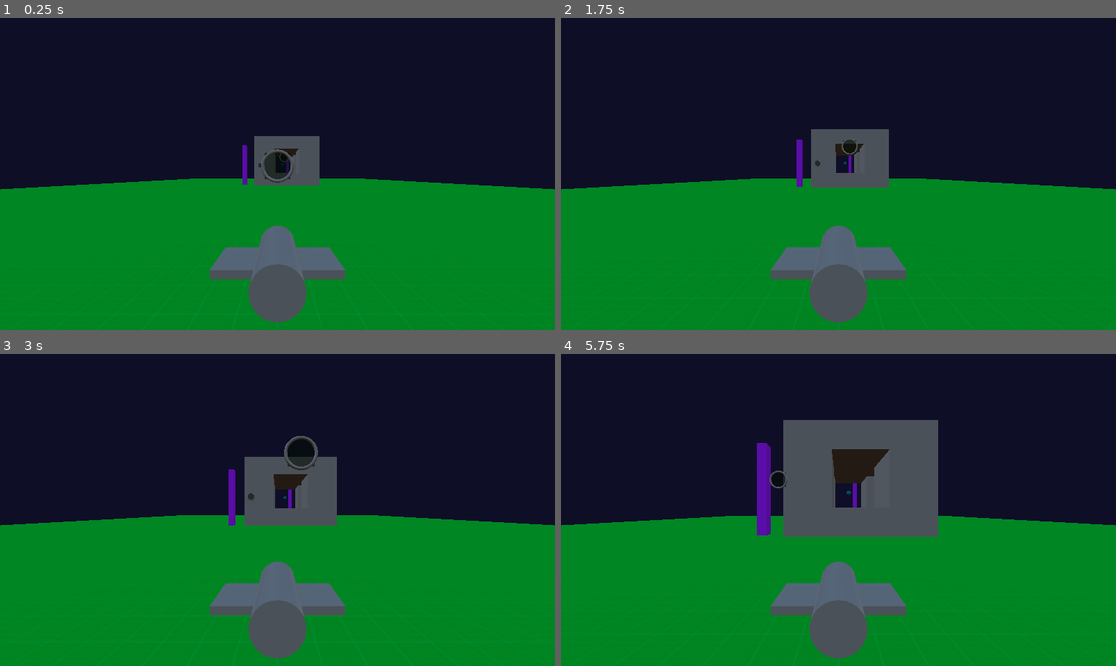
Above: before the commit, frames 1-4 (two rows, left to right).
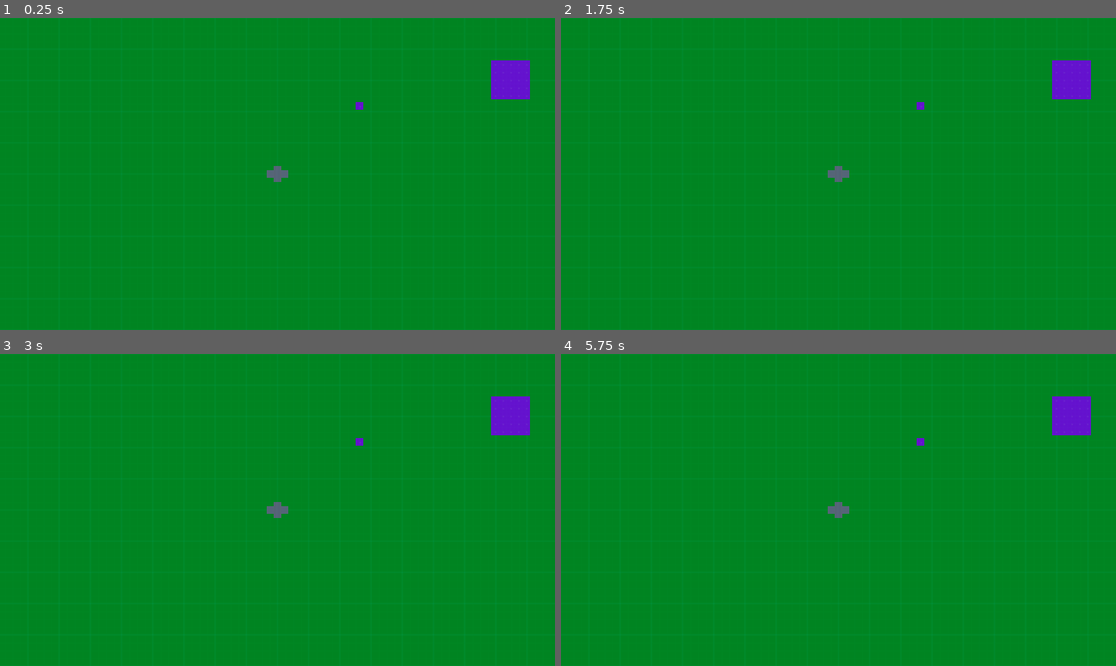
Above: after the commit, the same moments.

Repository: Wendfrey/GameJam6Submission
Game: Godot game, scene res://levels/TestWorld.tscn
Two runs of this game, one before a commit and one after it. Both use one fixed random seed, a clock stepped at 60 frames per second and the inputs below.
Inputs:
- Up to frame 1 (0.25 s): no input
- Up to frame 2 (1.75 s): no input
- Up to frame 3 (3 s): no input
- Up to frame 4 (5.75 s): tap Enter at 5 s

The runs differ from the first frame. In frame 1, 57% of the frame differs, in the area x 0-100%, y 0-98%; in frame 2, 57%; in frame 3, 57%; in frame 4, 59%.

Commit message:
Topdown update

Diff:
--- a/SpeedJamGame/levels/TestWorld.gdshader
+++ /dev/null
@@ -1,43 +0,0 @@
-shader_type spatial;
-
-render_mode unshaded;
-
-uniform vec4 modelColor : source_color;
-uniform vec4 wireframeColor : source_color;
-
-uniform float width : hint_range(0.0, 15.) = 1.;
-uniform float modelOpacity : hint_range(0.0, 1.0) = 1.;
-
-uniform bool filtered = false;
-
-const vec3 vectors[3] = {
-	vec3(1.0, 0.0 ,0.0),
-	vec3(0.0, 1.0 ,0.0),
-	vec3(0.0, 0.0 ,1.0)
-};
-
-varying vec3 baryCoord;
-
-void vertex()
-{
-	baryCoord = vectors[VERTEX_ID % 3];
-}
-
-void fragment() {
-	vec3 dBaryCoordX = dFdx(baryCoord);
-	vec3 dBaryCoordY = dFdy(baryCoord);
-	vec3 dBaryCoord  = sqrt(dBaryCoordX*dBaryCoordX + dBaryCoordY*dBaryCoordY);
-
-	vec3 remap = smoothstep(
-		vec3(0.0),
-		dBaryCoord * width,
-		baryCoord
-	);
-
-	remap = filtered ? remap : step(.5, remap);
-
-	float closestEdge = min(min(remap.x, remap.y), remap.z);
-
-	ALBEDO = mix(wireframeColor, modelColor, closestEdge).xyz;
-	ALPHA = mix(1., modelOpacity, closestEdge);
-}
--- a/SpeedJamGame/levels/TestWorld.tscn
+++ b/SpeedJamGame/levels/TestWorld.tscn
@@ -1,6 +1,5 @@
-[gd_scene load_steps=16 format=3 uid="uid://c4c420726nyc4"]
+[gd_scene load_steps=13 format=3 uid="uid://c4c420726nyc4"]
 
-[ext_resource type="PackedScene" uid="uid://dcs5cay4ae5v5" path="res://objects/collectable/collectable_item.tscn" id="1_x503s"]
 [ext_resource type="PackedScene" uid="uid://bxiykidlkbj81" path="res://objects/player/player_controller.tscn" id="2_hiqnn"]
 [ext_resource type="Texture2D" uid="uid://ixrsg0b42cm" path="res://textures/Green/texture_02.png" id="3_y8xp2"]
 [ext_resource type="Texture2D" uid="uid://dldsida6nlnaa" path="res://textures/Purple/texture_01.png" id="4_8gmm0"]
@@ -39,23 +38,18 @@
 [sub_resource type="BoxMesh" id="BoxMesh_8lmqj"]
 size = Vector3(5, 50, 5)
 
-[sub_resource type="BoxMesh" id="BoxMesh_ywiiq"]
-size = Vector3(80, 60, 100)
-
-[sub_resource type="BoxMesh" id="BoxMesh_hthqf"]
-size = Vector3(30, 30, 100)
-
 [node name="Node3D" type="Node3D"]
 
 [node name="WorldEnvironment" type="WorldEnvironment" parent="."]
 environment = SubResource("Environment_h0fma")
 
 [node name="PlayerController" parent="." instance=ExtResource("2_hiqnn")]
-transform = Transform3D(1, 0, 0, 0, 1, 0, 0, 0, 1, 0, 11.7406, 0)
+transform = Transform3D(1, 0, 0, 0, 1, 0, 0, 0, 1, 0, 2, 0)
+platform_on_leave = 2
 MAX_SPEED = 20.0
+DEACCELERATION = 0.25
 
 [node name="Floor" type="MeshInstance3D" parent="."]
-transform = Transform3D(1, 0, 0, 0, 1, 0, 0, 0, 1, 0, 0, -228.637)
 material_override = SubResource("StandardMaterial3D_cu8vn")
 mesh = SubResource("QuadMesh_hhkm8")
 
@@ -78,12 +72,12 @@
 mesh = SubResource("BoxMesh_8lmqj")
 
 [node name="BigColumn3" type="MeshInstance3D" parent="."]
-transform = Transform3D(1, 0, 0, 0, 1, 0, 0, 0, 1, 20.3762, 25, -308.526)
+transform = Transform3D(1, 0, 0, 0, 1, 0, 0, 0, 1, 17.7629, 25, 174.917)
 material_override = SubResource("StandardMaterial3D_86hn5")
 mesh = SubResource("BoxMesh_8lmqj")
 
 [node name="BigColumn4" type="MeshInstance3D" parent="."]
-transform = Transform3D(1, 0, 0, 0, 1, 0, 0, 0, 1, -40.2605, 25, -404.286)
+transform = Transform3D(1, 0, 0, 0, 1, 0, 0, 0, 1, -42.8738, 25, 79.1572)
 material_override = SubResource("StandardMaterial3D_86hn5")
 mesh = SubResource("BoxMesh_8lmqj")
 
@@ -93,21 +87,7 @@
 [node name="SpeedRing3" parent="." instance=ExtResource("5_jnf5x")]
 transform = Transform3D(1, 0, 0, 0, 1, 0, 0, 0, 1, -16.6529, 22.1904, -154.622)
 
-[node name="CSGMesh3D" type="CSGMesh3D" parent="."]
-transform = Transform3D(1, 0, 0, 0, 1, 0, 0, 0, 1, 11.4862, 30.0715, -241.755)
-use_collision = true
-collision_layer = 2
-collision_mask = 3
-mesh = SubResource("BoxMesh_ywiiq")
-
-[node name="TrashObj" parent="CSGMesh3D" instance=ExtResource("1_x503s")]
-transform = Transform3D(1, 0, 0, 0, 1, 0, 0, 0, 1, -2.60017, -1.79575, -3.72198)
-
-[node name="CSGMesh3D" type="CSGMesh3D" parent="CSGMesh3D"]
-operation = 2
-mesh = SubResource("BoxMesh_hthqf")
-
-[node name="CSGMesh3D2" type="CSGMesh3D" parent="CSGMesh3D"]
-transform = Transform3D(-4.37114e-08, 0, -1, 0, 1, 0, 1, 0, -4.37114e-08, 0, 0, 0)
-operation = 2
-mesh = SubResource("BoxMesh_hthqf")
+[node name="MainCamera" type="Camera3D" parent="."]
+transform = Transform3D(1, 0, 0, 0, -4.37114e-08, 1, 0, -1, -4.37114e-08, 0, 53.5367, 0)
+projection = 1
+size = 40.0
--- a/SpeedJamGame/objects/player/PlayerController.gd
+++ b/SpeedJamGame/objects/player/PlayerController.gd
@@ -4,50 +4,39 @@
 const SPEED = 5.0
 const PIHALH = PI/2
 @export var ACCELERATION: float = 1
-@export var MAX_SPEED:float = 5.0
+@export var MAX_SPEED:float = 5.0 :
+	set(value):
+		MAX_SPEED = value
+		MAX_SPEED_SQ = pow(value, 2)
 @export var DEACCELERATION:float = 0.5
 
 # Get the gravity from the project settings to be synced with RigidBody nodes.
 var gravity = ProjectSettings.get_setting("physics/3d/default_gravity")
-@onready var cameraRotator = $CameraRotator
 @onready var model = $ModelHolder
-@onready var camera = $CameraRotator/Camera3D
+@onready var MAX_SPEED_SQ = pow(MAX_SPEED, 2)
+var current_speed:float = 0
 
 var extraspeed_ring: float = 0
-
 
 func _physics_process(delta):
 
 	# Get the input direction and handle the movement/deceleration.
-	var move_direction = Input.get_vector("move_left", "move_right", "move_up", "move_down")
-	transform.basis = transform.basis.rotated(transform.basis.x, move_direction.y * delta)
-	transform.basis = transform.basis.rotated(Vector3.UP, -move_direction.x * delta)
 
-	model.rotation.z = lerp(model.rotation.z, -move_direction.x * PI/8, 20 * delta)
+	var rotate_direction = Input.get_axis("rotate_left", "rotate_right")
+	var accelerate = 1 if Input.is_action_pressed("move_accel") else 0
 
-	var rotate_direction = Input.get_vector("rotate_left", "rotate_right", "rotate_up", "rotate_down")
+	rotate_y(rotate_direction * delta * (1 + current_speed/MAX_SPEED))
+	if accelerate > 0:
+		current_speed = move_toward(current_speed, MAX_SPEED, ACCELERATION)
 
-	calculate_speed()
-	#cameraRotator.rotate_y(-rotate_direction.x * delta)
-	#cameraRotator.rotate(cameraRotator.basis.x, rotate_direction.y * delta)
+		if velocity.length_squared() > MAX_SPEED_SQ:
+			velocity = velocity.normalized() * MAX_SPEED
+	else:
+		current_speed = move_toward(current_speed, 0, DEACCELERATION)
+	if not is_zero_approx(current_speed):
+		velocity = -basis.z * current_speed
 
 	move_and_slide()
 
 func ring_interaction():
 	extraspeed_ring = 2
-	if (fovTween):
-		fovTween.kill()
-	fovTween = null
-
-var fovTween:Tween
-func calculate_speed():
-	if (extraspeed_ring > 0):
-		extraspeed_ring -= get_physics_process_delta_time()
-		velocity = - basis.z * MAX_SPEED * 1.5
-		if not fovTween:
-			fovTween = create_tween()
-			fovTween.tween_property(camera, "fov", 110, 0.1).from(90).set_ease(Tween.EASE_IN_OUT)
-			fovTween.tween_interval(1)
-			fovTween.tween_property(camera, "fov", 90, 0.2).from(110).set_ease(Tween.EASE_IN_OUT)
-	else:
-		velocity = lerp(velocity, - basis.z * MAX_SPEED, ACCELERATION)
--- a/SpeedJamGame/objects/player/player_controller.tscn
+++ b/SpeedJamGame/objects/player/player_controller.tscn
@@ -10,14 +10,12 @@
 [sub_resource type="CylinderMesh" id="CylinderMesh_xqkvv"]
 
 [node name="PlayerController" type="CharacterBody3D"]
+axis_lock_linear_y = true
+axis_lock_angular_x = true
+axis_lock_angular_z = true
 motion_mode = 1
 script = ExtResource("1_nhe21")
-
-[node name="CameraRotator" type="Node3D" parent="."]
-
-[node name="Camera3D" type="Camera3D" parent="CameraRotator"]
-transform = Transform3D(1, 0, 0, 0, 1, 0, 0, 0, 1, 0, 2.05453, 3.6875)
-fov = 90.0
+ACCELERATION = 0.5
 
 [node name="CollisionShape3D" type="CollisionShape3D" parent="."]
 shape = SubResource("SphereShape3D_1hhd1")
--- a/SpeedJamGame/project.godot
+++ b/SpeedJamGame/project.godot
@@ -17,49 +17,24 @@
 
 [input]
 
-move_right={
+rotate_left={
+"deadzone": 0.5,
+"events": [Object(InputEventJoypadMotion,"resource_local_to_scene":false,"resource_name":"","device":-1,"axis":0,"axis_value":-1.0,"script":null)
+]
+}
+rotate_right={
 "deadzone": 0.5,
 "events": [Object(InputEventJoypadMotion,"resource_local_to_scene":false,"resource_name":"","device":-1,"axis":0,"axis_value":1.0,"script":null)
 ]
 }
-move_left={
+move_accel={
 "deadzone": 0.5,
-"events": [Object(InputEventJoypadMotion,"resource_local_to_scene":false,"resource_name":"","device":-1,"axis":0,"axis_value":-1.0,"script":null)
+"events": [Object(InputEventJoypadButton,"resource_local_to_scene":false,"resource_name":"","device":-1,"button_index":0,"pressure":0.0,"pressed":true,"script":null)
 ]
 }
-move_up={
+move_bracker={
 "deadzone": 0.5,
-"events": [Object(InputEventJoypadMotion,"resource_local_to_scene":false,"resource_name":"","device":-1,"axis":1,"axis_value":-1.0,"script":null)
-]
-}
-move_down={
-"deadzone": 0.5,
-"events": [Object(InputEventJoypadMotion,"resource_local_to_scene":false,"resource_name":"","device":-1,"axis":1,"axis_value":1.0,"script":null)
-]
-}
-rotate_up={
-"deadzone": 0.5,
-"events": [Object(InputEventJoypadMotion,"resource_local_to_scene":false,"resource_name":"","device":-1,"axis":3,"axis_value":-1.0,"script":null)
-]
-}
-rotate_down={
-"deadzone": 0.5,
-"events": [Object(InputEventJoypadMotion,"resource_local_to_scene":false,"resource_name":"","device":-1,"axis":3,"axis_value":1.0,"script":null)
-]
-}
-rotate_left={
-"deadzone": 0.5,
-"events": [Object(InputEventJoypadMotion,"resource_local_to_scene":false,"resource_name":"","device":-1,"axis":2,"axis_value":-1.0,"script":null)
-]
-}
-rotate_right={
-"deadzone": 0.5,
-"events": [Object(InputEventJoypadMotion,"resource_local_to_scene":false,"resource_name":"","device":-1,"axis":2,"axis_value":1.0,"script":null)
-]
-}
-move_axis={
-"deadzone": 0.5,
-"events": [Object(InputEventJoypadMotion,"resource_local_to_scene":false,"resource_name":"","device":-1,"axis":5,"axis_value":1.0,"script":null)
+"events": [Object(InputEventJoypadButton,"resource_local_to_scene":false,"resource_name":"","device":-1,"button_index":1,"pressure":0.0,"pressed":true,"script":null)
 ]
 }
 
